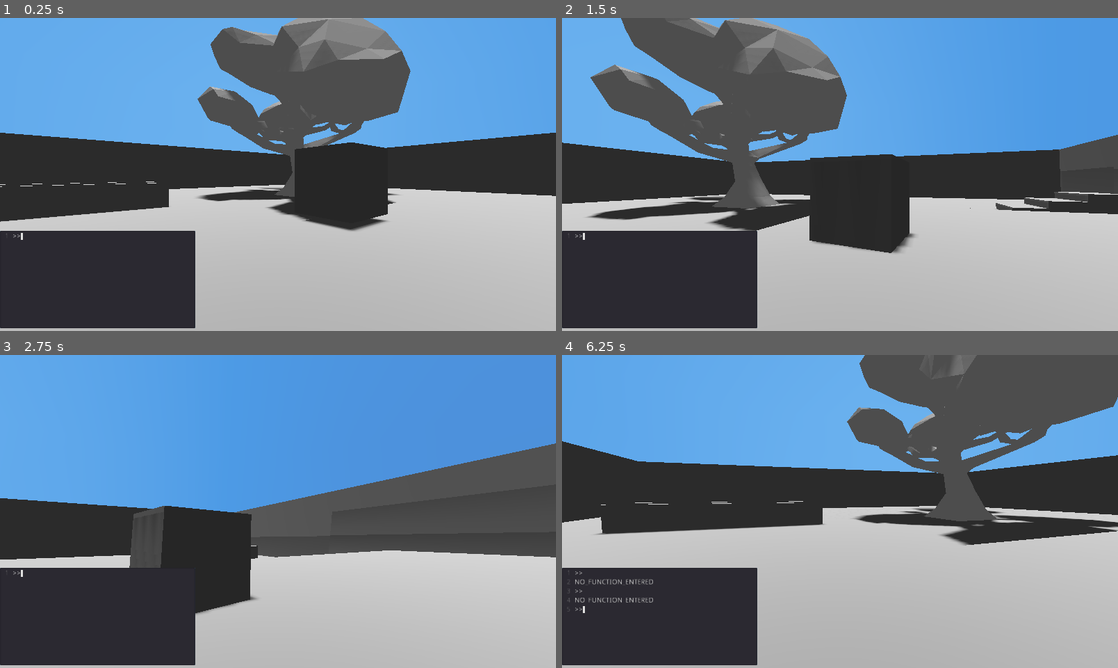
Above: before the commit, frames 1-4 (two rows, left to right).
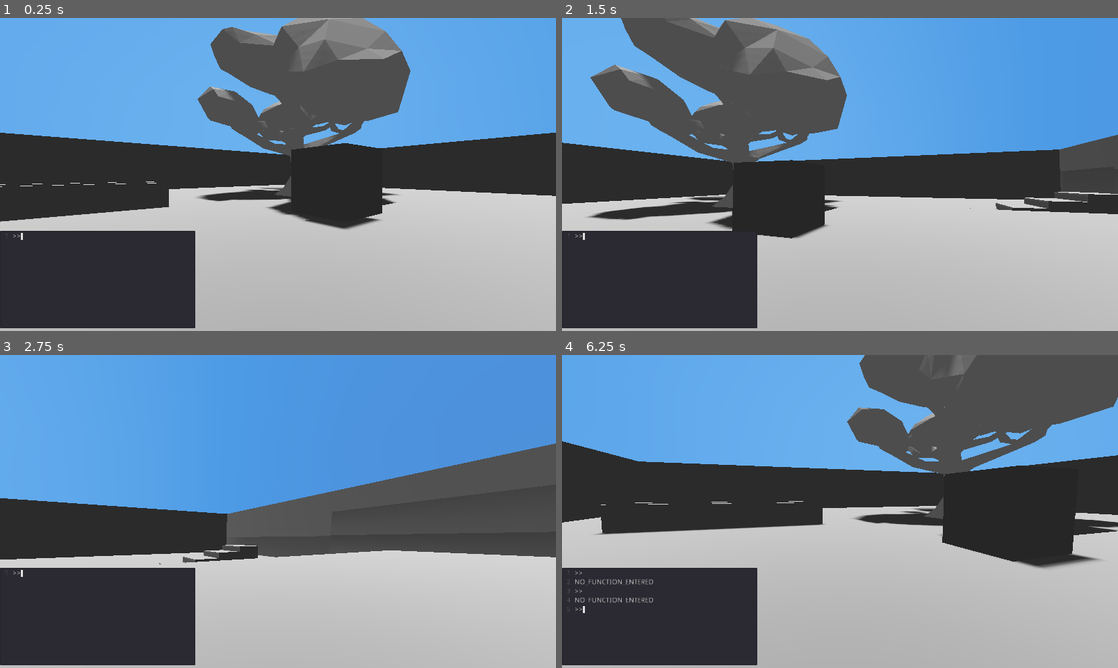
Above: after the commit, the same moments.

Repository: RudyFisher7/Terminal
Game: Godot game, scene res://Main.tscn
Same seed, same stepped clock (60 frames per second), same inputs: the game is played once before the commit and once after it.
Inputs (mouse positions are in pixels of both pictures, inside the frame that each line leads up to):
- Up to frame 1 (0.25 s): no input
- Up to frame 2 (1.5 s): move the mouse to (812, 237) at 0.52 s; click (812, 237) at 0.67 s; drag from (1006, 221) to (812, 237) at 1.27 s
- Up to frame 3 (2.75 s): move the mouse to (111, 464) at 2.02 s; click (111, 464) at 2.17 s
- Up to frame 4 (6.25 s): drag from (867, 511) to (673, 464) at 2.77 s; tap Enter at 3.5, 5.75 s; move the mouse to (756, 433) at 3.52 s; click (756, 433) at 3.67 s; drag from (962, 495) to (756, 433) at 4.27 s; tap Space at 5 s; move the mouse to (728, 527) at 5.02 s; click (728, 527) at 5.17 s; drag from (895, 442) to (728, 527) at 5.77 s

The runs differ from the first frame. In frame 1, 0.3% of the frame differs, in the area x 52-70%, y 39-68%; in frame 2, 4.2%, in the area x 30-64%, y 43-76%; in frame 3, 3.3%; in frame 4, 3.0%.

Commit message:
Implemented programmable node connection to terminal. Seems to work.

Diff:
--- a/Function.gd
+++ b/Function.gd
@@ -29,6 +29,7 @@
 	FAILED_TO_EXECUTE,
 	FUNCTION_INVALID,
 	INVALID_TARGET,
+	NO_FUNCTION_SPECIFIED_FOR_ENTERED_TARGET,
 }
 
 
@@ -114,11 +115,11 @@
 
 
 func to_string() -> String:
-	return "func: " + target_node.name + " " + name + " -args --types." + get_arg_type_string() + " --nums." + String(num_args)
+	return "func: " + target_node.name + " " + name + " -args --types[" + get_arg_type_string() + "] --nums" + String(num_args)
 
 
 func get_arg_type_string() -> String:
 	var types : String = ""
 	for arg_type in arg_types:
-		types += ArgType.keys()[arg_type] + ","
-	return types
+		types += ArgType.keys()[arg_type] + ", "
+	return types.substr(0, types.length() - 2)
--- a/FunctionLibrary.gd
+++ b/FunctionLibrary.gd
@@ -15,23 +15,34 @@
 const builder_arg_types_index : int = 2
 
 
-var functions : Dictionary = {
-}
+var functions : Dictionary = {}
+var function_target_nodes : Dictionary = {}
 
 
+# Gets the names of all this library's functions.
 func get_function_names() -> Array:
 	return functions.keys()
+
+
+# Gets the names of all this library's functions' target nodes' names
+func get_target_node_names() -> Array:
+	return function_target_nodes.keys()
 
 
 # Not safe. First call validate().
 func get_function(pool_function : PoolStringArray) -> Function:
 	return functions[pool_function[name_index]]
 
+
+# Validates the given parsed function PoolStringArray, returning an Error code
+# as necessary.
 func validate(parsed_fun : PoolStringArray) -> int:
 	var fun_error : int = Function.Error.FUNCTION_VALID
 
 	if parsed_fun.empty():
 		fun_error = Function.Error.NO_FUNCTION_ENTERED
+	elif parsed_fun.size() < name_index + 1:
+		fun_error = Function.Error.NO_FUNCTION_SPECIFIED_FOR_ENTERED_TARGET
 	elif parsed_fun[name_index] in functions.keys():
 		var fun = functions[parsed_fun[name_index]]
 
@@ -45,6 +56,10 @@
 	return fun_error
 
 
+# Populates and returns a Dictionary of functions with their names as the keys.
+# Note - this doesn't actually populate this FunctionLibrary instance's
+# functions Dictionary. To do so, call this function like:
+# self.function_library.functions = populate_functions...
 func populate_functions(object_with_methods : Object,
 						function_builder : Dictionary) -> Dictionary:
 	var funs : Dictionary = {}
@@ -53,16 +68,20 @@
 			var fun_name : String = fun["name"]
 			if fun_name in function_builder.keys():
 				var fun_info : Array = function_builder[fun_name]
-				var function : = Function.new(fun_name, fun_info[target_index],\
-									funcref(fun_info[target_index],\
-									fun_name), fun_info[builder_arg_num_index],\
-									fun_info[builder_arg_types_index])
+				var function : = Function.new(fun_name, fun_info[target_index], funcref(fun_info[target_index], fun_name), fun_info[builder_arg_num_index], fun_info[builder_arg_types_index])
 				funs[fun_name] = function
-	for key in funs.keys():
-		print(funs[key].to_string())
 	return funs
 
 
+# Removes all the functions in fun_lib from this instance's functions
+# Dictionary.
 func unmerge_library(fun_lib : Dictionary) -> void:
 	for key in fun_lib.keys():
 		functions.erase(key)
+
+
+# Removes all the given nodes from this instance's function_target_nodes
+# Dictionary.
+func unmerge_library_function_target_nodes(nodes : Dictionary) -> void:
+	for node in nodes:
+		function_target_nodes.erase(node.name)
--- a/GlobalFunctionLibrary.gd
+++ b/GlobalFunctionLibrary.gd
@@ -7,13 +7,11 @@
 # functions.
 #####################################################################
 
-#	"help":fun.new("help"),
 #	"ls":fun.new("ls"),
 #	"ps":fun.new("ps"),
 #	"pkill":fun.new("pkill"),
 #	"cd":fun.new("cd"),
 #	"hi":fun.new("hi"),
-#	"quit":fun.new("quit", null, [0, 1], [fun.ArgType.FLOAT]),
 #	"mv":fun.new("mv"),
 #	"sky":fun.new("sky"),
 
--- a/Player.gd
+++ b/Player.gd
@@ -10,6 +10,7 @@
 export var path_to_y_pivot : NodePath
 export var path_to_x_pivot : NodePath
 export var path_to_interact_sensor : NodePath
+export var path_to_terminal : NodePath
 
 
 const cam_sensitivity_divisor_touch : float = 256.0
@@ -26,6 +27,7 @@
 onready var y_pivot : Position3D = get_node(path_to_y_pivot)
 onready var x_pivot : Position3D = get_node(path_to_x_pivot)
 onready var interact_sensor : Area = get_node(path_to_interact_sensor)
+onready var terminal : Terminal = get_node(path_to_terminal)
 
 
 func _ready() -> void:
@@ -60,6 +62,21 @@
 		rotate_y(event.relative.x / cam_sensitivity_divisor_touch)
 		get_tree().set_input_as_handled()
 
+	if event is InputEventJoypadButton:
+		if event.is_action_pressed("interact"):
+			_toggle_terminal_connection_with_programmable()
+			get_tree().set_input_as_handled()
+
+
+# Toggles this player's terminal's connection with a programmable that the player
+# has been near, if one exists.
+func _toggle_terminal_connection_with_programmable() -> void:
+	if !terminal.is_connected_to_programmable():
+		if _programmable != null:
+			terminal.connect_programmable(_programmable)
+	else:
+		terminal.disconnect_programmable()
+
 
 func _on_InteractSensor_body_entered(body : Node) -> void:
 	if body is ProgrammableNode:
--- a/Player.tscn
+++ b/Player.tscn
@@ -15,6 +15,7 @@
 path_to_y_pivot = NodePath("Eyes/YPivot")
 path_to_x_pivot = NodePath("Eyes/YPivot/XPivot")
 path_to_interact_sensor = NodePath("InteractSensor")
+path_to_terminal = NodePath("Terminal")
 
 [node name="CollisionShape" type="CollisionShape" parent="."]
 transform = Transform( 1, 0, 0, 0, -4.37114e-08, -1, 0, 1, -4.37114e-08, 0, 0.546467, 0 )
--- a/Sun.gd
+++ b/Sun.gd
@@ -33,6 +33,7 @@
 func _ready():
 	functions = GlobalLibrary.function_library.populate_functions(self, function_builder)
 	GlobalLibrary.function_library.functions.merge(functions)
+	GlobalLibrary.function_library.function_target_nodes[self.name] = self
 
 
 func _process(delta) -> void:
--- a/Terminal.gd
+++ b/Terminal.gd
@@ -9,6 +9,9 @@
 #####################################################################
 
 
+class_name Terminal
+
+
 export var path_to_terminal : NodePath
 
 const prompt : String = ">>"
@@ -18,9 +21,11 @@
 var function_builder : Dictionary = {
 	"quit":[self, [0, 1], [Function.ArgType.FLOAT]],
 	"help":[self, [0], [Function.ArgType.NONE]],
+	"hi":[self, [0, 1], [Function.ArgType.STRING]],
 }
 
 var _current_program : Program
+var _connected_programmable : ProgrammableNode
 
 
 var function_lib : = FunctionLibrary.new()
@@ -37,9 +42,13 @@
 func _ready() -> void:
 	var funs : = function_lib.populate_functions(self, function_builder)
 	function_lib.functions.merge(funs)
+	function_lib.function_target_nodes[self.name] = self
+
 	function_lib.functions.merge(GlobalLibrary.function_library.functions)
-	var _err = terminal.get_menu().connect("visibility_changed", self,\
-											 "_force_popup_to_hide")
+	function_lib.function_target_nodes.merge(GlobalLibrary.function_library.function_target_nodes)
+
+	var _err = terminal.get_menu().connect("visibility_changed", self, "_force_popup_to_hide")
+
 	_add_functions_to_keywords()
 	terminal.text += prompt
 	terminal.cursor_set_block_mode(true)
@@ -53,6 +62,8 @@
 func _add_functions_to_keywords() -> void:
 	for function in function_lib.get_function_names():
 		terminal.add_keyword_color(function, Color.royalblue)
+	for target_name in function_lib.get_target_node_names():
+		terminal.add_keyword_color(target_name, Color.tomato)
 
 
 # Parses the function that was just imputed by the user.
@@ -70,10 +81,20 @@
 # execution.
 func _execute_function() -> void:
 	_parse_function_and_args()
-	var err_msg : int = function_lib.validate(parsed_function)
+	var fun_lib : FunctionLibrary = function_lib
+	var err_msg : int = Function.Error.FUNCTION_INVALID
+
+	if _connected_programmable != null:
+		fun_lib = _connected_programmable.function_lib
+		err_msg = fun_lib.validate(parsed_function)
+
+	if err_msg != Function.Error.FUNCTION_VALID:
+		fun_lib = function_lib
+		err_msg = function_lib.validate(parsed_function)
+
 	terminal.text += Function.Error.keys()[err_msg] + newline
 	if err_msg == Function.Error.FUNCTION_VALID:
-		var fun_to_execute : = function_lib.get_function(parsed_function)
+		var fun_to_execute : = fun_lib.get_function(parsed_function)
 		fun_to_execute.execute(parsed_function)
 
 	terminal.text += prompt
@@ -82,13 +103,52 @@
 	_set_cursor_to_next_prompt()
 
 
+func connect_programmable(programmable : ProgrammableNode) -> void:
+	#function_lib.functions.merge(programmable.function_lib.functions)
+	#function_lib.function_target_nodes.merge(programmable.function_lib.function_target_nodes)
+	terminal.add_keyword_color(programmable.name, Color.forestgreen)
+	terminal.text += programmable.connect_to_terminal() + newline
+	terminal.text += prompt
+	_connected_programmable = programmable
+	_set_cursor_to_next_prompt()
+
+
+func disconnect_programmable() -> void:
+	#function_lib.unmerge_library(_connected_programmable.function_lib.functions)
+	#function_lib.unmerge_library_function_target_nodes(_connected_programmable.function_lib.function_target_nodes)
+	terminal.clear_colors()
+	_add_functions_to_keywords()
+	terminal.text += _connected_programmable.disconnect_from_terminal() + newline
+	terminal.text += prompt
+	_connected_programmable = null
+	_set_cursor_to_next_prompt()
+
+
+func is_connected_to_programmable() -> bool:
+	return _connected_programmable != null
+
+
 func help() -> void:
+	terminal.text += "Functions are in format:\n"
+	terminal.text += "<obj> <fun_name> <arg1> <arg2> ...\n"
 	terminal.text += "Currently connected functions:\n"
 	var temp_text : String = ""
-	for function_name in function_lib.get_function_names():
-		terminal.text += function_lib.functions[function_name].to_string() + newline
-	#temp_text = temp_text.trim_suffix(newline)
-	terminal.text += temp_text
+	_print_function_helps(function_lib)
+
+	if _connected_programmable != null:
+		_print_function_helps(_connected_programmable.function_lib)
+
+
+func _print_function_helps(fun_lib : FunctionLibrary) -> void:
+	var help_text : String = ""
+	for function_name in fun_lib.get_function_names():
+		terminal.text += fun_lib.functions[function_name].to_string() + newline
+	terminal.text += help_text
+
+
+func hi(arg : String = "cutie-pie") -> void:
+	terminal.text += "hi, " + arg + "! ^_^" + newline
+	_set_cursor_to_next_prompt()
 
 
 func quit(duration : float = 0.0) -> void:
@@ -103,6 +163,7 @@
 func _set_cursor_to_next_prompt() -> void:
 	var line_count : int = terminal.get_line_count()
 	terminal.cursor_set_line(line_count - 1)
+	cursor_prev_line = terminal.cursor_get_line()
 	terminal.cursor_set_column(prompt.length())
 
 
--- a/project.godot
+++ b/project.godot
@@ -38,6 +38,11 @@
 "class": "ProgrammableNode",
 "language": "GDScript",
 "path": "res://scenes/ProgrammableNode.gd"
+}, {
+"base": "CanvasLayer",
+"class": "Terminal",
+"language": "GDScript",
+"path": "res://Terminal.gd"
 } ]
 _global_script_class_icons={
 "DateTime": "",
@@ -45,7 +50,8 @@
 "FunctionLibrary": "",
 "GlobalFunctionLibrary": "",
 "Program": "",
-"ProgrammableNode": ""
+"ProgrammableNode": "",
+"Terminal": ""
 }
 
 [application]
@@ -120,6 +126,11 @@
 "events": [ Object(InputEventJoypadButton,"resource_local_to_scene":false,"resource_name":"","device":-1,"button_index":0,"pressure":0.0,"pressed":false,"script":null)
  ]
 }
+interact={
+"deadzone": 0.5,
+"events": [ Object(InputEventJoypadButton,"resource_local_to_scene":false,"resource_name":"","device":0,"button_index":2,"pressure":0.0,"pressed":false,"script":null)
+ ]
+}
 
 [input_devices]
 
--- a/scenes/ProgrammableNode.gd
+++ b/scenes/ProgrammableNode.gd
@@ -8,7 +8,12 @@
 
 class_name ProgrammableNode
 
+var function_builder : Dictionary = {
+	"set_speed":[self, [1], [Function.ArgType.FLOAT]],
+	"set_position":[self, [3], [Function.ArgType.FLOAT, Function.ArgType.FLOAT, Function.ArgType.FLOAT]],
+}
 
+var function_lib : = FunctionLibrary.new()
 var _program : = Program.new()
 var _speed : float = 0.1
 
@@ -19,16 +24,31 @@
 	var fref : FuncRef = funcref(self, "get_program_function_names")
 	fref.call_funcv([])
 
+	function_lib.functions = function_lib.populate_functions(self, function_builder)
+	function_lib.function_target_nodes[self.name] = self
+	print(function_lib.functions)
+
 
 func _physics_process(_delta):
 	var impulse : Vector3 = transform.basis.xform(Vector3.FORWARD)
-	apply_central_impulse(impulse * _speed)
+	#apply_central_impulse(impulse * _speed)
 
 
 func connect_to_terminal() -> String:
 	return name + ".CONNECTED"
 
 
+func disconnect_from_terminal() -> String:
+	return name + ".DISCONNECTED"
+
+
 func get_program_function_names() -> Array:
-	print("called")
 	return _program.function_names()
+
+
+func set_speed(value : float) -> void:
+	_speed = value
+
+
+func set_position(x : float, y : float, z : float) -> void:
+	transform.origin = Vector3(x, y, z)
